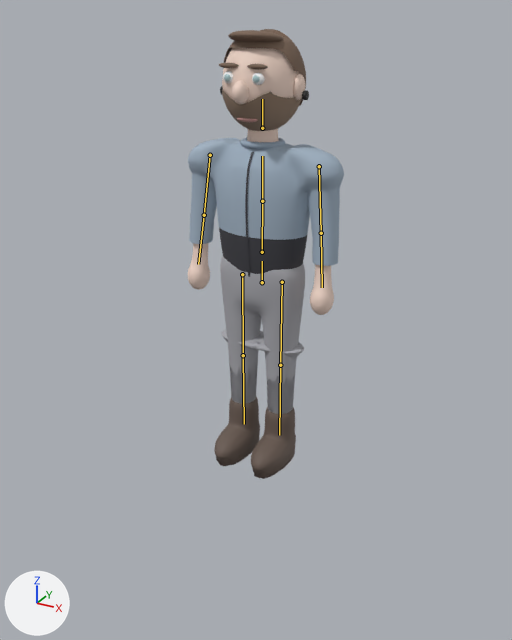
The glTF model assets/chars/steffen.glb: old version first, new version second.
Camera for both pictures: a camera (50 mm lens) standing at (1.48, -2.76, 2.11) and looking at (0.06, -0.16, 0.81). Every picture has the same lights, and +X, +Y and +Z are marked at lower left. The first picture is the older version. The bones that change are drawn over the model as lines.

Objects in the first picture: 'Hals', 'Haut_Koerper', 'Hose', 'HoseDown', 'Kopf_Gruppe', 'Kragen', 'Schuh_L', 'Schuh_R', 'Shirt', 'Zip'.
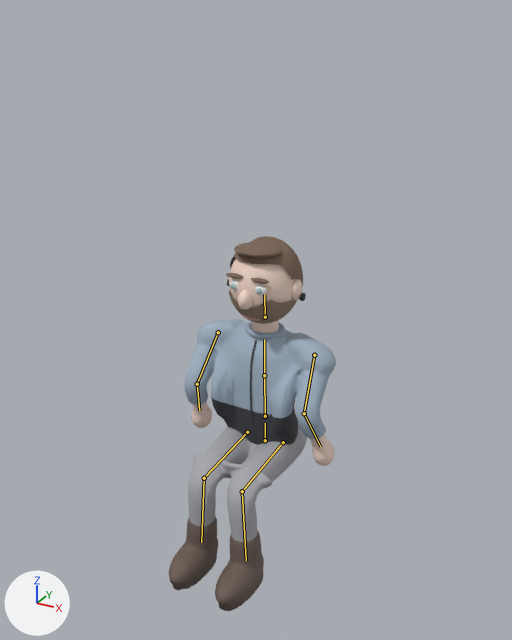
The newer file adds an action. The first version stands in its rest pose; the second is drawn at frame 25 of the action 'Sit'.

Boxes [x1, y1, x2, y2] around the edits, measured in the pictures (512 x 640 px):
'Shirt', posed (7% shorter): before [188, 138, 344, 274]; after [184, 319, 336, 445]
'Hose', posed (40% wider, 25% shorter): before [220, 256, 305, 414]; after [188, 424, 307, 542]
'Kopf_Gruppe', posed (11% narrower, 14% shorter): before [219, 29, 309, 131]; after [226, 236, 306, 324]
'Schuh_L', posed (9% wider, 12% taller): before [251, 407, 296, 479]; after [215, 530, 264, 611]
'Schuh_R', posed (6% wider, 9% taller): before [214, 397, 260, 466]; after [169, 516, 218, 591]
'Haut_Koerper', posed (10% shorter): before [188, 243, 334, 315]; after [191, 401, 334, 466]
'HoseDown', posed: before [222, 330, 304, 380]; after [190, 453, 272, 542]
'Hals', posed: before [247, 129, 279, 142]; after [251, 320, 279, 333]
'Kragen', posed (11% narrower, 50% taller): before [240, 138, 285, 149]; after [245, 322, 285, 339]
'Zip', posed: before [245, 152, 254, 277]; after [250, 340, 257, 441]
bone 'Hips', root to tip: before (262, 282) to (262, 261); after (265, 440) to (265, 423)
bone 'Spine', root to tip: before (262, 252) to (262, 201); after (265, 416) to (264, 375)
bone 'Chest', root to tip: before (262, 201) to (262, 156); after (264, 375) to (264, 339)
bone 'Head', root to tip: before (262, 128) to (262, 99); after (265, 317) to (264, 294)
bone 'UpperArm.L', root to tip: before (319, 166) to (321, 233); after (314, 355) to (304, 413)
bone 'LowerArm.L', root to tip: before (321, 233) to (322, 287); after (304, 413) to (320, 446)
bone 'UpperArm.R', root to tip: before (210, 155) to (204, 215); after (218, 332) to (197, 384)
bone 'LowerArm.R', root to tip: before (204, 215) to (198, 264); after (197, 384) to (199, 410)
bone 'UpperLeg.L', root to tip: before (282, 282) to (280, 365); after (283, 442) to (242, 491)
bone 'LowerLeg.L', root to tip: before (280, 365) to (279, 435); after (242, 491) to (246, 560)
bone 'UpperLeg.R', root to tip: before (242, 274) to (243, 355); after (247, 432) to (204, 478)
bone 'LowerLeg.R', root to tip: before (243, 355) to (244, 424); after (204, 478) to (201, 542)

What the commit changed:
Bone 'Hips' (bone_hips) moves from (0.0, 0.0, 0.0) to (0.0, -0.9, -0.04).
Bone 'Spine' (bone_spine) turns from (0, 0, 0) to (2, 0, 0) degrees about its own x, y and z.
Bone 'Chest' (bone_chest) turns from (0, 0, 0) to (-2, 0, 0) degrees about its own x, y and z.
Bone 'Head' (bone_head) turns from (0, 0, 0) to (1, 0, 0) degrees about its own x, y and z.
Bone 'UpperArm.L' (bone_upperarm_l) turns from (0, 0, 0) to (-32, 0, -5) degrees about its own x, y and z.
Bone 'LowerArm.L' (bone_lowerarm_l) turns from (0, 0, 0) to (60, 0, 0) degrees about its own x, y and z.
Bone 'UpperArm.R' (bone_upperarm_r) turns from (0, 0, 0) to (-32, 0, 5) degrees about its own x, y and z.
Bone 'LowerArm.R' (bone_lowerarm_r) turns from (0, 0, 0) to (60, 0, 0) degrees about its own x, y and z.
Bone 'UpperLeg.L' (bone_upperleg_l) turns from (0, 0, 0) to (-87, 0, -3) degrees about its own x, y and z.
Bone 'LowerLeg.L' (bone_lowerleg_l) turns from (0, 0, 0) to (86, 0, 0) degrees about its own x, y and z.
Bone 'UpperLeg.R' (bone_upperleg_r) turns from (0, 0, 0) to (-87, 0, 3) degrees about its own x, y and z.
Bone 'LowerLeg.R' (bone_lowerleg_r) turns from (0, 0, 0) to (86, 0, 0) degrees about its own x, y and z.
